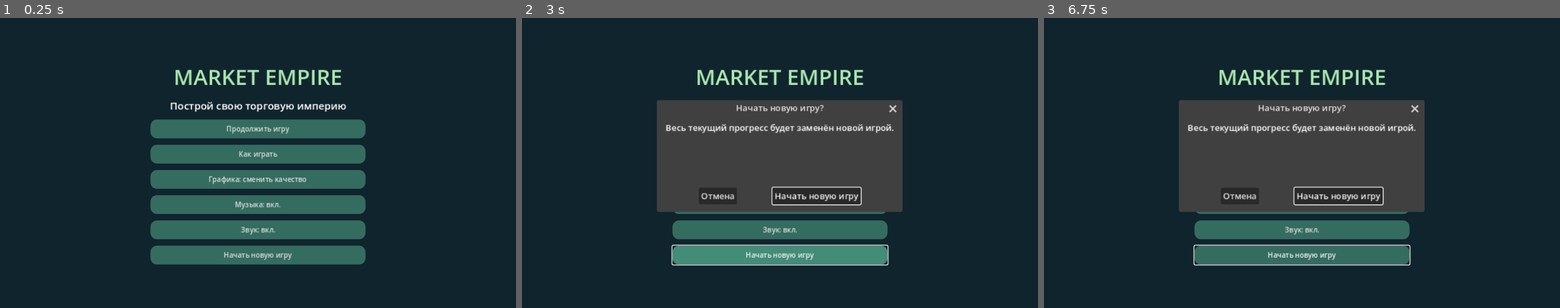
Above: before the commit, frames 1-3 (left to right).
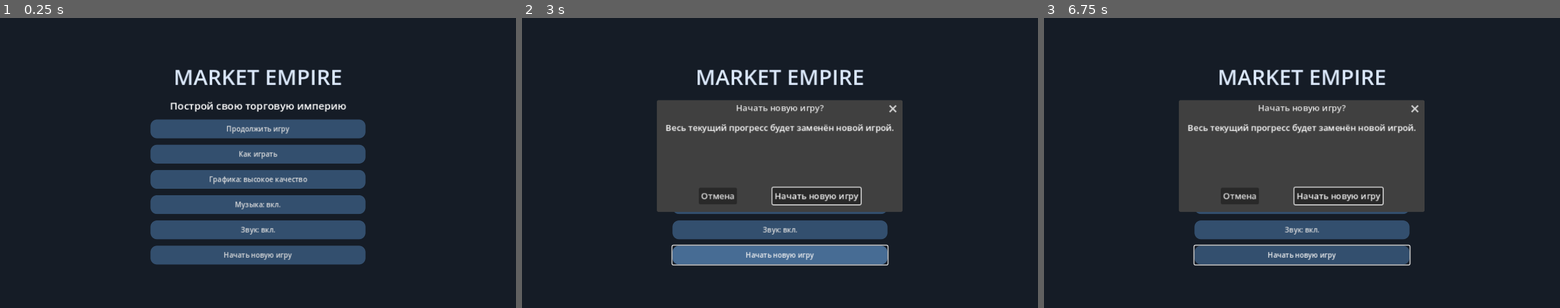
Above: after the commit, the same moments.

Repository: Denis-create-boop/mobile_game
Game: Godot game, scene res://main.tscn
Two runs of this game, one before a commit and one after it. Both use one fixed random seed, a clock stepped at 60 frames per second and the inputs below.
Inputs:
- Up to frame 1 (0.25 s): no input
- Up to frame 2 (3 s): click "Разгрузить / пополнить вручную" at 0.5 s; click "Меню" at 1.25 s; click "Панель" at 2 s; click "Сохр." at 2.75 s
- Up to frame 3 (6.75 s): click "+" at 3.5 s; click "Влево" at 4.25 s; click "Вправо" at 5 s; click "Обзор" at 5.75 s; click "Сброс" at 6.5 s

The runs differ from the first frame. In frame 1, 16% of the frame differs, in the area x 29-71%, y 18-85%; in frame 2, 6.0%; in frame 3, 5.9%.

Commit message:
V16: adaptive high-resolution 3D rendering and neutral modern palette

Diff:
--- a/main.gd
+++ b/main.gd
@@ -148,9 +148,9 @@
 	b.text = value
 	b.custom_minimum_size.y = 35
 	b.add_theme_font_size_override("font_size", 13)
-	b.add_theme_stylebox_override("normal", style(Color("#356c60")))
-	b.add_theme_stylebox_override("hover", style(Color("#438c77")))
-	b.add_theme_stylebox_override("pressed", style(Color("#1a493e")))
+	b.add_theme_stylebox_override("normal", style(Color("#334f6e")))
+	b.add_theme_stylebox_override("hover", style(Color("#476c94")))
+	b.add_theme_stylebox_override("pressed", style(Color("#233b57")))
 	b.add_theme_stylebox_override("disabled", style(Color("#283b42")))
 	b.pressed.connect(action)
 	parent.add_child(b)
@@ -168,7 +168,7 @@
 	var header = HBoxContainer.new()
 	root.add_child(header)
 	var title = label(header, "MARKET EMPIRE", 26)
-	title.add_theme_color_override("font_color", Color("#a9e8b0"))
+	title.add_theme_color_override("font_color", Color("#dbe8fa"))
 	title.size_flags_horizontal = Control.SIZE_EXPAND_FILL
 	hud = label(header, "", 20)
 	var row = HBoxContainer.new()
@@ -188,13 +188,13 @@
 	var panel = PanelContainer.new()
 	management_panel=panel
 	panel.custom_minimum_size.x = 318
-	panel.add_theme_stylebox_override("panel", style(Color("#203038")))
+	panel.add_theme_stylebox_override("panel", style(Color("#252c36")))
 	row.add_child(panel)
 	tabs = TabContainer.new()
 	tabs.add_theme_font_size_override("font_size", 13)
-	tabs.add_theme_stylebox_override("panel", style(Color("#17262e")))
-	tabs.add_theme_stylebox_override("tab_selected", style(Color("#356c60"),6))
-	tabs.add_theme_stylebox_override("tab_unselected", style(Color("#263a42"),6))
+	tabs.add_theme_stylebox_override("panel", style(Color("#1a2029")))
+	tabs.add_theme_stylebox_override("tab_selected", style(Color("#334f6e"),6))
+	tabs.add_theme_stylebox_override("tab_unselected", style(Color("#303a48"),6))
 	panel.add_child(tabs)
 	var side = tab_page("Товары")
 	label(side, "ПОСТАВКИ · ПОЛКА / СКЛАД", 15)
@@ -826,7 +826,7 @@
 		return
 	menu=PanelContainer.new()
 	menu.set_anchors_and_offsets_preset(Control.PRESET_FULL_RECT)
-	menu.add_theme_stylebox_override("panel",style(Color("#10242d"),0))
+	menu.add_theme_stylebox_override("panel",style(Color("#151c26"),0))
 	add_child(menu)
 	var center=CenterContainer.new()
 	menu.add_child(center)
@@ -836,12 +836,14 @@
 	center.add_child(column)
 	var heading=label(column,"MARKET EMPIRE",40)
 	heading.horizontal_alignment=HORIZONTAL_ALIGNMENT_CENTER
-	heading.add_theme_color_override("font_color",Color("#a9e8b0"))
+	heading.add_theme_color_override("font_color",Color("#dbe8fa"))
 	var subtitle=label(column,"Построй свою торговую империю",19)
 	subtitle.horizontal_alignment=HORIZONTAL_ALIGNMENT_CENTER
 	button(column,"Продолжить игру",func(): menu.hide())
 	button(column,"Как играть",show_help)
-	button(column,"Графика: сменить качество",func(): visual.toggle_quality())
+	var quality_button=button(column,"Графика: высокое качество",func(): visual.toggle_quality())
+	quality_button.name="QualityButton"
+	quality_button.pressed.connect(func(): quality_button.text="Графика: высокое качество" if visual.quality_high else "Графика: стандартное качество")
 	var mb=button(column,"Музыка: "+("вкл." if music_enabled else "выкл."),toggle_music)
 	mb.name="MusicToggle"
 	var toggle=button(column,"Звук: "+("выкл." if muted else "вкл."),toggle_sound)
--- a/project.godot
+++ b/project.godot
@@ -10,6 +10,7 @@
 window/size/viewport_width=960
 window/size/viewport_height=540
 window/stretch/mode="canvas_items"
+window/dpi/allow_hidpi=true
 window/stretch/aspect="expand"
 window/handheld/orientation=0
 
--- a/store_visual.gd
+++ b/store_visual.gd
@@ -1,4 +1,4 @@
-extends SubViewportContainer
+extends Control
 
 var game
 var asset_library=preload("res://asset_library.gd").new()
@@ -26,6 +26,9 @@
 var mesh_cache: Dictionary = {}
 var scene_light: DirectionalLight3D
 var quality_high: bool = true
+var render_surface: TextureRect
+var render_size: Vector2i = Vector2i.ZERO
+var resize_clock: float = 0.0
 var crates: Array = []
 var dirt_marks: Array = []
 var delivery_boxes: Array = []
@@ -67,7 +70,6 @@
 var sales_label: Label
 
 func _ready():
-	stretch = true
 	mouse_filter = Control.MOUSE_FILTER_STOP
 	viewport = SubViewport.new()
 	viewport.size = Vector2i(960,640)
@@ -75,21 +77,29 @@
 	viewport.msaa_3d = Viewport.MSAA_4X
 	viewport.render_target_update_mode = SubViewport.UPDATE_ALWAYS
 	add_child(viewport)
+	render_surface=TextureRect.new()
+	render_surface.texture=viewport.get_texture()
+	render_surface.expand_mode=TextureRect.EXPAND_IGNORE_SIZE
+	render_surface.stretch_mode=TextureRect.STRETCH_SCALE
+	render_surface.mouse_filter=Control.MOUSE_FILTER_IGNORE
+	render_surface.texture_filter=CanvasItem.TEXTURE_FILTER_LINEAR
+	add_child(render_surface)
+	render_surface.set_anchors_and_offsets_preset(Control.PRESET_FULL_RECT)
 	stage = Node3D.new()
 	viewport.add_child(stage)
 	var env = WorldEnvironment.new()
 	var e = Environment.new()
 	e.background_mode = Environment.BG_COLOR
-	e.background_color = Color("#c2d7e3")
+	e.background_color = Color("#dce5ed")
 	e.ambient_light_source = Environment.AMBIENT_SOURCE_COLOR
-	e.ambient_light_color = Color("#d9e4f0")
-	e.ambient_light_energy = 0.65
+	e.ambient_light_color = Color("#f0f2f5")
+	e.ambient_light_energy = 0.53
 	env.environment = e
 	stage.add_child(env)
 	var light = DirectionalLight3D.new()
 	light.rotation_degrees = Vector3(-57,-38,0)
-	light.light_energy = 1.25
-	light.light_color=Color("#fff1dc")
+	light.light_energy = 1.10
+	light.light_color=Color("#fff8ef")
 	scene_light=light
 	light.shadow_enabled = true
 	light.directional_shadow_max_distance=30.0
@@ -147,7 +157,7 @@
 	zoom_goal=36.0
 
 func zoom(factor: float):
-	zoom_goal=clampf(zoom_goal*factor,6,30)
+	zoom_goal=clampf(zoom_goal*factor,4.5,42.0)
 
 func rotate_view(direction: int):
 	orbit=clampf(orbit+direction*0.35,-0.45,1.45)
@@ -256,18 +266,18 @@
 	n.position = pos
 
 func build_store():
-	var wood = Color("#bb8961")
-	var mint = Color("#168d80")
-	var cream = Color("#dfc29d")
-	box(stage,Vector3(0,-0.32,0),Vector3(10.4,0.5,8.4),Color("#688e82"))
-	make_floor(stage,Vector3(0,-0.05,0),Vector2(10,8),Color("#dddcd4"))
+	var wood = Color("#a88b72")
+	var mint = Color("#304b68")
+	var cream = Color("#f0eee8")
+	box(stage,Vector3(0,-0.32,0),Vector3(10.4,0.5,8.4),Color("#8f969b"))
+	make_floor(stage,Vector3(0,-0.05,0),Vector2(10,8),Color("#e9e7e1"))
 	box(stage,Vector3(0,0.95,-4.0),Vector3(10.3,1.9,0.18),cream)
 	box(stage,Vector3(-5,0.95,0),Vector3(0.18,1.9,8),cream)
 	box(stage,Vector3(0,1.98,-4.0),Vector3(10.45,0.17,0.29),mint)
 	box(stage,Vector3(-5,1.98,0),Vector3(0.29,0.17,8.1),mint)
 	for x in [-3.6,-0.1,3.4]:
-		box(stage,Vector3(x,1.05,-3.88),Vector3(2.2,1.15,0.05),Color("#d0c9b5"))
-		box(stage,Vector3(x,1.05,-3.84),Vector3(2.0,0.96,0.06),Color("#88c2cf"))
+		box(stage,Vector3(x,1.05,-3.88),Vector3(2.2,1.15,0.05),Color("#c7cdd2"))
+		box(stage,Vector3(x,1.05,-3.84),Vector3(2.0,0.96,0.06),Color("#93b7ce"))
 		box(stage,Vector3(x,1.05,-3.79),Vector3(0.06,0.96,0.04),cream)
 		box(stage,Vector3(x,1.05,-3.79),Vector3(2.0,0.06,0.04),cream)
 	for i in range(3):
@@ -375,12 +385,12 @@
 		cleaner_models.append(janitor)
 
 func decorate_store():
-	var wood=Color("#886449")
-	var trim=Color("#3c7264")
-	var gold=Color("#d7ad68")
+	var wood=Color("#66584c")
+	var trim=Color("#34475a")
+	var gold=Color("#c8a46c")
 	# Storefront lettering, wall trim and a small entrance mat.
 	box(stage,Vector3(0,2.35,-3.84),Vector3(4.8,0.62,0.20),trim)
-	sign_text(stage,Vector3(0,2.35,-3.72),"MARKET EMPIRE",Color("#f3dfb0"),0.008)
+	sign_text(stage,Vector3(0,2.35,-3.72),"MARKET EMPIRE",Color("#f4f4f4"),0.008)
 	box(stage,Vector3(-3.5,0.025,3.44),Vector3(1.8,0.03,0.75),trim)
 	for x in [-4.75,4.75,12.3]:
 		box(stage,Vector3(x,0.12,-3.65),Vector3(0.22,0.25,0.45),wood)
@@ -397,30 +407,30 @@
 		box(stage,Vector3(x,0.018,3.9),Vector3(0.65,0.025,0.07),gold)
 
 func build_extension():
-	var cream=Color("#dfc29d")
-	var mint=Color("#168d80")
-	var wood=Color("#b88c62")
+	var cream=Color("#f0eee8")
+	var mint=Color("#304b68")
+	var wood=Color("#a98c72")
 	# Additional retail wing with accessible construction pads.
 	expansion_base=Node3D.new()
 	stage.add_child(expansion_base)
-	box(expansion_base,Vector3(8.6,-0.29,0),Vector3(8.2,0.48,8.4),Color("#688e82"))
-	make_floor(expansion_base,Vector3(8.6,-0.05,0),Vector2(8.2,8),Color("#dddcd4"))
+	box(expansion_base,Vector3(8.6,-0.29,0),Vector3(8.2,0.48,8.4),Color("#8f969b"))
+	make_floor(expansion_base,Vector3(8.6,-0.05,0),Vector2(8.2,8),Color("#e9e7e1"))
 	box(expansion_base,Vector3(8.6,0.85,-4),Vector3(8.3,1.7,0.18),cream)
 	box(expansion_base,Vector3(8.6,1.77,-4),Vector3(8.3,0.12,0.26),mint)
 	annex=Node3D.new()
 	stage.add_child(annex)
-	box(annex,Vector3(8.6,-0.29,5.8),Vector3(8.2,0.48,4.4),Color("#688e82"))
-	make_floor(annex,Vector3(8.6,-0.05,5.8),Vector2(8.2,4.4),Color("#dddcd4"))
+	box(annex,Vector3(8.6,-0.29,5.8),Vector3(8.2,0.48,4.4),Color("#8f969b"))
+	make_floor(annex,Vector3(8.6,-0.05,5.8),Vector2(8.2,4.4),Color("#e9e7e1"))
 	for wing in range(2):
 		var hall=Node3D.new()
 		stage.add_child(hall)
 		var z: float=10.2+wing*4.5
-		box(hall,Vector3(8.6,-0.29,z),Vector3(8.2,0.48,4.5),Color("#688e82"))
-		make_floor(hall,Vector3(8.6,-0.05,z),Vector2(8.2,4.5),Color("#dddcd4"))
+		box(hall,Vector3(8.6,-0.29,z),Vector3(8.2,0.48,4.5),Color("#8f969b"))
+		make_floor(hall,Vector3(8.6,-0.05,z),Vector2(8.2,4.5),Color("#e9e7e1"))
 		land_wings.append(hall)
 		var marker=Node3D.new()
 		stage.add_child(marker)
-		box(marker,Vector3(8.6,-0.20,z),Vector3(8.1,0.12,4.4),Color("#849b75"))
+		box(marker,Vector3(8.6,-0.20,z),Vector3(8.1,0.12,4.4),Color("#a2a8a0"))
 		var notice=Label3D.new()
 		notice.text="УЧАСТОК %d • %d мон." % [wing+2,game.LAND_PRICES[wing+1]]
 		notice.billboard=BaseMaterial3D.BILLBOARD_ENABLED
@@ -431,7 +441,7 @@
 		land_signs.append(marker)
 	for i in range(24):
 		var center: Vector3=game.build_slot(i)
-		var pad=box(stage,center+Vector3(0,0.015,0),Vector3(2.4,0.035,1.65),Color("#91bdab"))
+		var pad=box(stage,center+Vector3(0,0.015,0),Vector3(2.4,0.035,1.65),Color("#92b5d5"))
 		build_pads.append(pad)
 		built_racks.append(null)
 		built_items.append([])
@@ -463,7 +473,7 @@
 	var rack=Node3D.new()
 	stage.add_child(rack)
 	rack.position=game.build_slot(slot)
-	var color=Color("#63a9c4") if kind in [1,3,8,11] else Color("#168d80")
+	var color=Color("#63a9c4") if kind in [1,3,8,11] else Color("#304b68")
 	var cream=Color("#f1e8d4")
 	var height=1.15 if kind in [2,7] else 1.8
 	var fixture_names=["displayfruit"] if kind in [2,7] else (["freezersstanding"] if kind in [1,3,8,11] else ["shelfboxes"])
@@ -576,6 +586,10 @@
 	if not is_instance_valid(game) or status_label==null:
 		return
 	tick+=delta
+	resize_clock+=delta
+	if resize_clock>=0.20:
+		resize_clock=0.0
+		update_render_resolution()
 	if game.build_kind>=0:
 		focus_goal=Vector3(8.4,0.5,float(game.area_level-1)*2.5)
 		zoom_goal=maxf(zoom_goal,11.5+float(game.area_level-1)*4.0)
@@ -687,7 +701,7 @@
 		actor(people[i],c["pos"],c["carry"],delta)
 		var tag: Label3D=people[i].get_meta("order")
 		tag.text=game.GOODS[c["item"]] if c["phase"]<4 and not c["carry"] else ("Оплата" if c["carry"] and c["phase"]<4 else "")
-	status_label.text=("МАГАЗИН ОТКРЫТ" if game.running else "МАГАЗИН ЗАКРЫТ")+" | V15 • 3D: %d / резерв: %d" % [asset_library.loaded_count,asset_library.fallback_count]
+	status_label.text=("МАГАЗИН ОТКРЫТ" if game.running else "МАГАЗИН ЗАКРЫТ")+" | V16 • 3D: %d / резерв: %d" % [asset_library.loaded_count,asset_library.fallback_count]
 	sales_label.position=Vector2(12,size.y-28)
 	sales_label.text="Выручка: %d мон. | Клиентов: %d" % [game.revenue,game.customers.size()]
 
@@ -702,7 +716,7 @@
 		box(stage,Vector3(x,0.95,3.8),Vector3(0.16,1.9,0.20),dark)
 	box(stage,Vector3(-3.4,1.96,3.8),Vector3(2.75,0.18,0.24),dark)
 	for i in range(9):
-		box(stage,Vector3(-4.6+i*0.3,2.14,3.85),Vector3(0.29,0.09,0.54),cream if i%2==0 else Color("#4d8a76"))
+		box(stage,Vector3(-4.6+i*0.3,2.14,3.85),Vector3(0.29,0.09,0.54),cream if i%2==0 else Color("#536e89"))
 	# Price strips, shelf labels, support legs and floor skirting.
 	for i in range(3):
 		var x=-3.25+i*3.1
@@ -729,7 +743,7 @@
 	quality_high=not quality_high
 	viewport.msaa_3d=Viewport.MSAA_4X if quality_high else Viewport.MSAA_DISABLED
 	scene_light.shadow_enabled=quality_high
-	stretch_shrink=1 if quality_high else 2
+	update_render_resolution()
 
 # A single textured floor surface replaces hundreds of individual tile meshes.
 func make_floor(parent: Node3D, pos: Vector3, dimensions: Vector2, base: Color):
@@ -747,11 +761,12 @@
  vec2 cell=floor(coord);
  vec2 uv=fract(coord);
  float edge=min(min(uv.x,1.0-uv.x),min(uv.y,1.0-uv.y));
- float grout=smoothstep(0.012,0.028,edge);
+ float aa=max(fwidth(edge),0.001);
+ float grout=smoothstep(0.009-aa,0.016+aa,edge);
  float variation=fract(sin(dot(cell,vec2(12.9898,78.233)))*43758.5453);
- float grain=(fract(sin(dot(floor(coord*90.0),vec2(12.9898,78.233)))*43758.5453)-0.5)*0.07;
+ float grain=0.0;
  vec3 tile_color=tint*(0.92+variation*0.10+grain);
- ALBEDO=mix(tint*0.60,tile_color,grout);
+ ALBEDO=mix(tint*0.79,tile_color,grout);
  ROUGHNESS=0.86;
 }"""
 	var material=ShaderMaterial.new()
@@ -760,9 +775,9 @@
 	tile.material_override=material
 
 func add_landscaping():
-	var asphalt=Color("#526366")
-	var grass=Color("#658b68")
-	var concrete=Color("#b7b2a2")
+	var asphalt=Color("#41454a")
+	var grass=Color("#7b8e69")
+	var concrete=Color("#c4c6c8")
 	box(stage,Vector3(2,-0.56,1),Vector3(68,0.2,70),grass)
 	box(stage,Vector3(2,-0.43,19.5),Vector3(42,0.13,5.4),asphalt)
 	box(stage,Vector3(2,-0.20,16.4),Vector3(42,0.18,1.5),concrete)
@@ -779,9 +794,9 @@
 
 
 func add_merchandising():
-	var teal=Color("#225d57")
+	var teal=Color("#334b65")
 	var ivory=Color("#fff0d4")
-	var accent=Color("#e6a64e")
+	var accent=Color("#d4ae68")
 	for i in range(3):
 		var x=-3.25+i*3.1
 		box(stage,Vector3(x,2.04,-2.1),Vector3(2.52,0.08,0.98),teal)
@@ -835,7 +850,7 @@
 		box(parking,Vector3(x,-0.12,11),Vector3(0.055,0.025,4.6),Color.WHITE)
 	parking_sign=Node3D.new()
 	stage.add_child(parking_sign)
-	box(parking_sign,Vector3(-9,-0.20,11),Vector3(8,0.12,9),Color("#80966e"))
+	box(parking_sign,Vector3(-9,-0.20,11),Vector3(8,0.12,9),Color("#a2a8a0"))
 	var notice=Label3D.new()
 	notice.text="ПАРКОВКА • 350 мон."
 	notice.billboard=BaseMaterial3D.BILLBOARD_ENABLED
@@ -899,7 +914,7 @@
 	return game.crossing_mode!=0 or signal_phase==3
 
 func build_infrastructure():
-	var asphalt=Color("#485459")
+	var asphalt=Color("#41454a")
 	var white=Color("#f6f2e9")
 	var steel=Color("#536a73")
 	for tier in range(3):
@@ -1027,9 +1042,9 @@
 		root.hide()
 
 func build_architecture():
-	var brick=Color("#b17d61")
+	var brick=Color("#d8d5d0")
 	var dark=Color("#293a40")
-	var cream=Color("#f5e7d2")
+	var cream=Color("#f5f5f3")
 	var glass=Color("#7fa7b6")
 	# Paved forecourt, with a low kerb and alternating stone joints.
 	box(stage,Vector3(0,-0.15,5.0),Vector3(10.5,0.18,1.75),Color("#b6b6ad"))
@@ -1063,7 +1078,7 @@
 	for tier in range(5):
 		var root=Node3D.new()
 		stage.add_child(root)
-		var accent: Color=[Color("#ad543f"),Color("#296b57"),Color("#245c85"),Color("#3c435b"),Color("#92744e")][tier]
+		var accent: Color=[Color("#243f5b"),Color("#405b75"),Color("#315f87"),Color("#3c435b"),Color("#8f7550")][tier]
 		var width: float=3.2+float(tier)*1.6
 		var center: float=-3.4+float(tier)*0.8
 		box(root,Vector3(center,2.13,4.40),Vector3(width,0.13,1.00),accent)
@@ -1087,3 +1102,19 @@
 		box(stage,Vector3(x,0.25,5.3),Vector3(1.25,0.12,0.38),Color("#a77952"))
 		for j in [-1,1]:
 			box(stage,Vector3(x+j*0.49,0.05,5.3),Vector3(0.10,0.32,0.34),dark)
+
+# Match the actual screen-space rectangle, including window stretch and high-DPI.
+func update_render_resolution():
+	if viewport==null or size.x<2 or size.y<2:
+		return
+	var transform_scale: Vector2=get_global_transform_with_canvas().get_scale().abs()
+	var screen_size: Vector2=size*transform_scale
+	var scale_factor: float=1.5 if quality_high else 1.0
+	var target: Vector2=screen_size*scale_factor
+	var limit: float=2560.0 if quality_high else 1600.0
+	if maxf(target.x,target.y)>limit:
+		target*=limit/maxf(target.x,target.y)
+	var wanted=Vector2i(maxi(2,roundi(target.x)),maxi(2,roundi(target.y)))
+	if wanted!=render_size:
+		render_size=wanted
+		viewport.size=wanted
